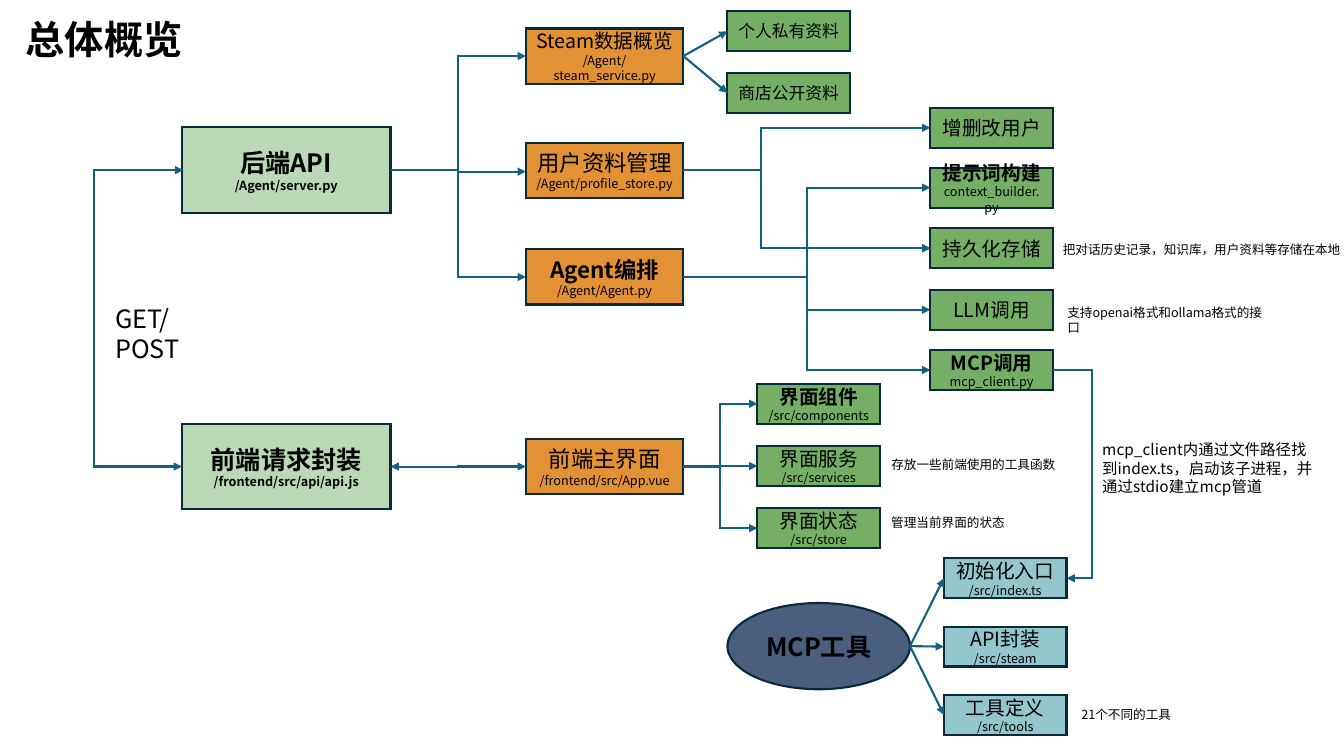
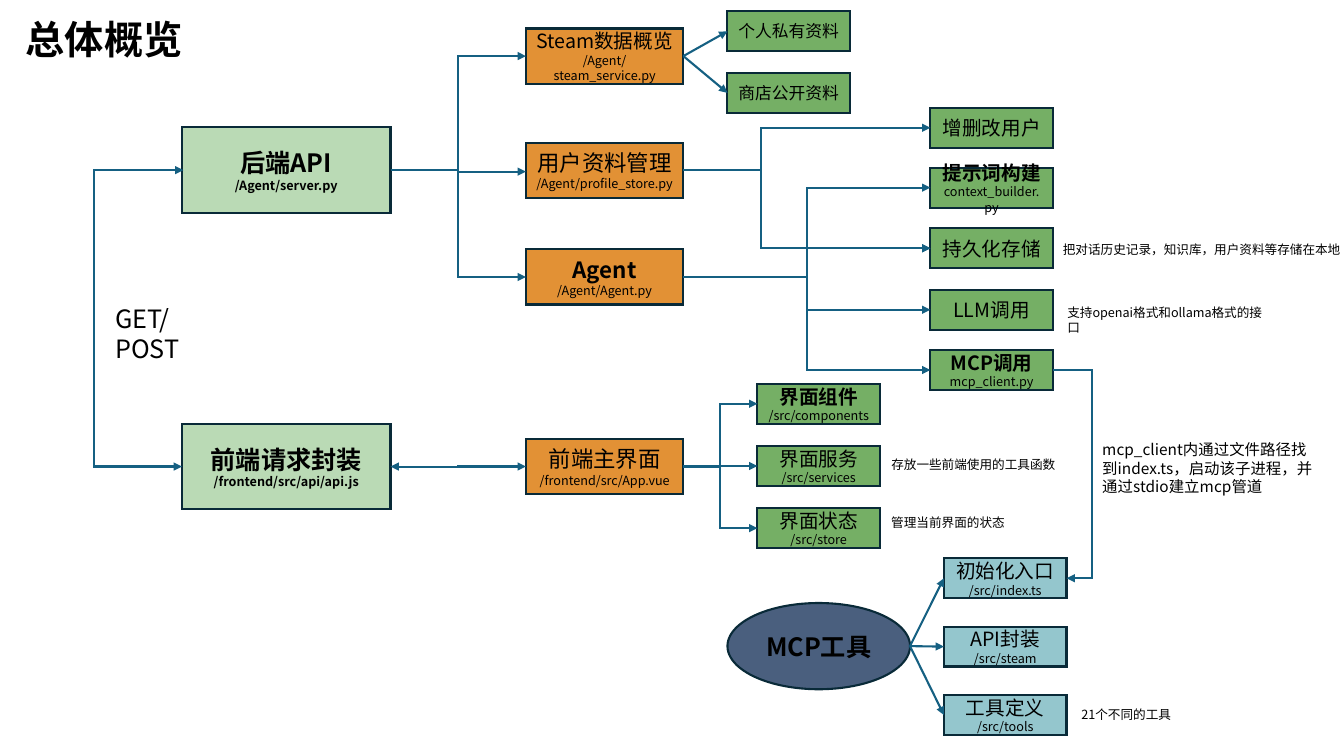
Before and after one commit to shaochang123/SteamGenieAgent, a slide deck: slide 2 of ppt.pptx. Drawn at 1344x756 pixels with LibreOffice and Linux fonts; fonts in the diff are those of the drawing. Boxes give left, top, right and bottom in pixels: in the first picture for what was removed or moved away, otherwise in the second. Text is boxed around its words. In the diff, an @@ line names an element or a change of style, - is before the commit and + after.

```diff
--- a/ppt.pptx
+++ b/ppt.pptx
@@ text in rectangle at (573,261,637,283): text changed @@
-Agent编排
+Agent
```
Also in this commit, not shown: 2 other slides changed.
